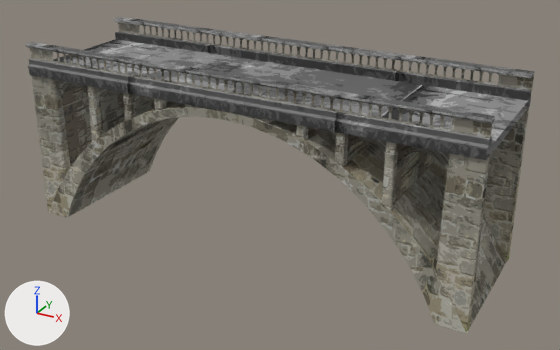
What one commit did to the Blender file Art/Modelle/Levelbaukasten/Levelarchitektur/Laufebenen/plateaus_bridge_1.blend.
Both versions are drawn from a 50 mm lens placed at (21.28, -22.56, 13.11), pointed at (7.81, 1.93, 0.86). The lights are fixed; the arrows at lower left show +X, +Y and +Z.

The older version as bpy lines, for what is in view:
```python
me_cube_001 = bpy.data.meshes.new('Cube.001')
me_cube_001.from_pydata(...)  # 1164 vertices, 1348 faces; spans x -9.2..9.3, y -2.7, z -0.2..0.3
me_cube_001.materials.append(mat_plateaus_bridge_1_poles)
me_cube_010 = bpy.data.meshes.new('Cube.010')
me_cube_010.from_pydata(...)  # 116 vertices, 58 faces; spans x 1.72..11.15, y 0.18..7.05, z -6.16..0.07
me_cube_010.materials.append(mat_plateaus_bridge_1_poles)
me_cube_022 = bpy.data.meshes.new('Cube.022')
me_cube_022.from_pydata(...)  # 32 vertices, 16 faces; spans x -9.3..9.3, y 0.1..5.9, z 0.0..0.7
me_cube_022.materials.append(mat_plateaus_bridge_1_street)
ob_cube_001 = bpy.data.objects.new('Cube.001', me_cube_001)
ob_cube_001.location = (7.12, 2.01, 5.17)
ob_cube_001.rotation_euler = (3.142, 0.0, 6.283)  # degrees (180, 0, 360)
ob_cube_004 = bpy.data.objects.new('Cube.004', me_cube_010)
ob_cube_004.location = (7.1, -1.0, 4.2)
ob_cube_004.scale = (0.83, 0.83, 1.0)
_m = ob_cube_004.modifiers.new('Mirror', 'MIRROR')
ob_cube_005 = bpy.data.objects.new('Cube.005', me_cube_022)
ob_cube_005.location = (7.1, -1.0, 4.2)
# also in view: 'Cylinder.001' at (7.1, 2.0, 2.86); 'Cylinder.002' at (7.1, 2.0, 3.6); 'Cylinder' at (7.1, 2.0, 1.95); 'Cube.000' at (7.1, 2.01, 5.42); 'Cube.006' at (7.1, -0.68, 5.11)
```
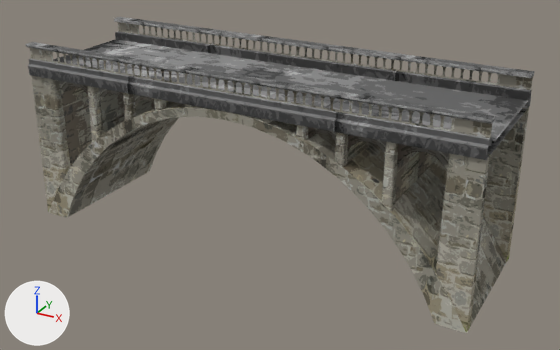
The change in detail:
me_cube_022 has 32 vertices, 16 faces and spans x -9.3..9.3, y 0.1..5.9, z 0.0..0.7.
me_cube_022 is used by ob_cube_005; location (7.1, -1.0, 4.2).
me_cube_022 part 1: texture (UV) coordinates of 2 of 16 faces, centred in x 0.0, y 3.0, z 0.0..0.3, changed; they spanned u 1.26..1.26, v 0.0..0.52 and now span u 1.0..1.0, v 0.0..0.52.
Object 'Cube.001' (ob_cube_001) moves from (7.12, 2.01, 5.17) to (7.08, 2.01, 5.17).

Boxes (x1, y1, x2, y2) around the edits, measured in the pictures (560 x 350 px):
'Cube.001', moved: before (118, 22, 534, 90); after (117, 22, 533, 90)
part 1 of me_cube_022, surface changed: (53, 39, 528, 155) in both
